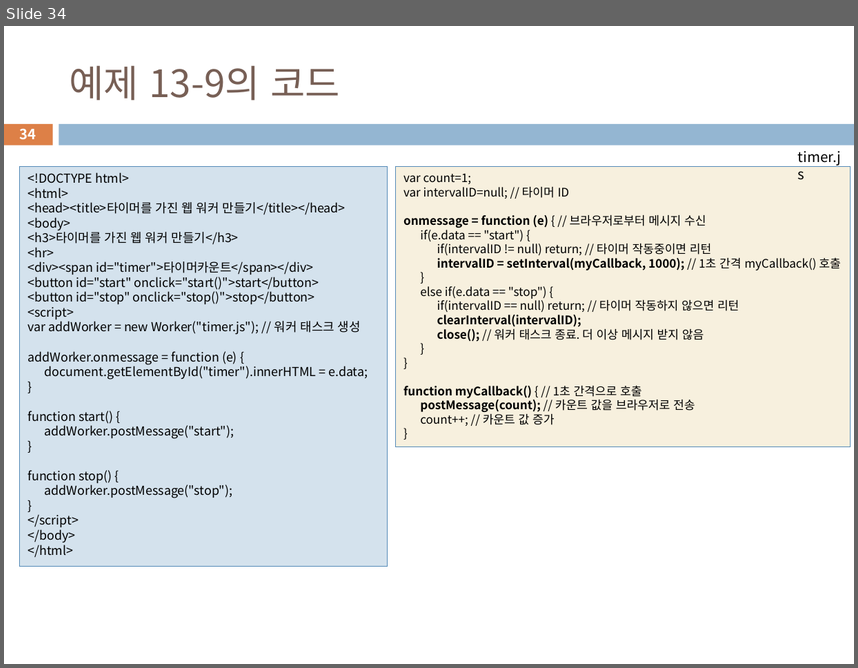
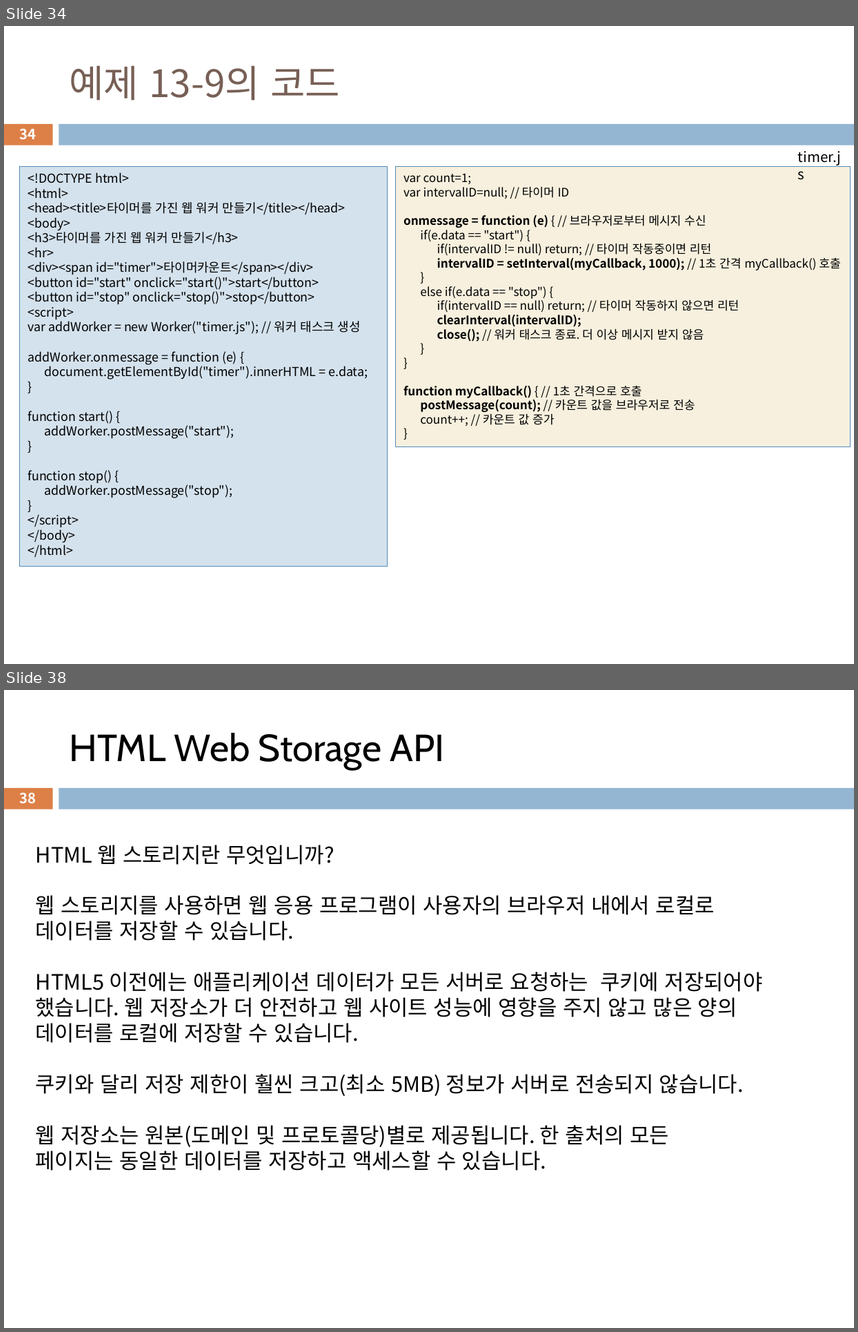
Before and after one commit to rasz60/ezen, a slide deck: 03_html_workspaces/chap13-HTMLAPI.pptx. Shown one above the other, each under a label of ours: slide 34 before the commit, slides 34 and 38 after it; the slides between them are not shown. The pictures are 858x668 and 858x1332 pixels, drawn with LibreOffice and Linux fonts; fonts in the diff are those of the drawing. Boxes give left, top, right and bottom in pixels: in the first picture for what was removed or moved away, otherwise in the second. Text is boxed around its words. In the diff, an @@ line names an element or a change of style, - is before the commit and + after.

```diff
--- a/03_html_workspaces/chap13-HTMLAPI.pptx
+++ b/03_html_workspaces/chap13-HTMLAPI.pptx
@@ slide 38 added at [4,690,854,1328], background #FFFFFF; not listed: 2 template elements that a slide beside it also shows @@
@@ title added at [69,733,445,770], 32 pt, text #000000 @@
+HTML Web Storage API
@@ page number added at [20,792,36,804], 11.9 pt, text #FFFFFF, bold @@
+38
@@ text added at [36,845,763,1170], 18 pt, text #000000 @@
+HTML 웹 스토리지란 무엇입니까?
+웹 스토리지를 사용하면 웹 응용 프로그램이 사용자의 브라우저 내에서 로컬로 데이터를 저장할 수 있습니다.
+HTML5 이전에는 애플리케이션 데이터가 모든 서버로 요청하는 쿠키에 저장되어야 했습니다. 웹 저장소가 더 안전하고 웹 사이트 성능에 영향을 주지 않고 많은 양의 데이터를 로컬에 저장할 수 있습니다.
+쿠키와 달리 저장 제한이 훨씬 크고(최소 5MB) 정보가 서버로 전송되지 않습니다.
+웹 저장소는 원본(도메인 및 프로토콜당)별로 제공됩니다. 한 출처의 모든
+페이지는 동일한 데이터를 저장하고 액세스할 수 있습니다.
```
Also in this commit, not shown: 6 other slides added, 55 other files.
